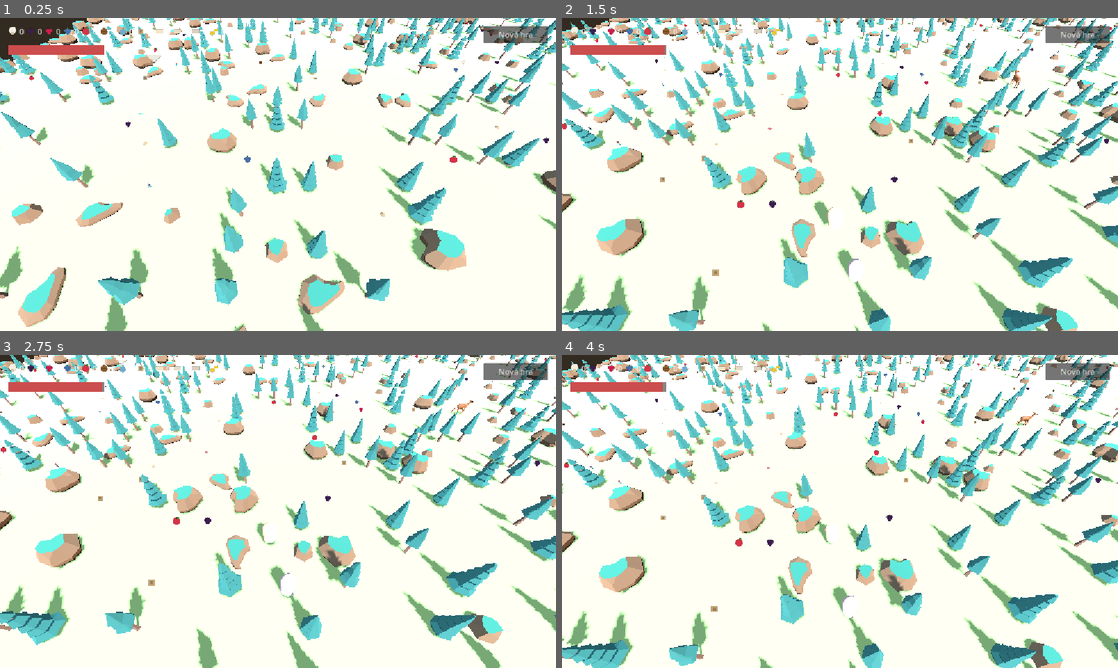
Above: before the commit, frames 1-4 (two rows, left to right).
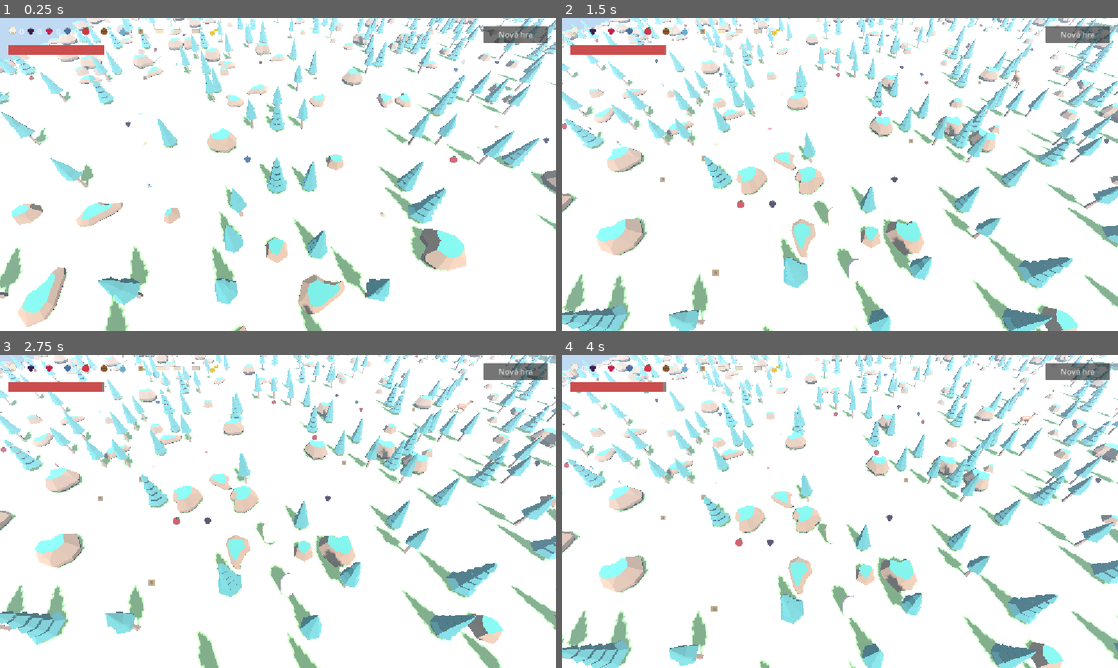
Above: after the commit, the same moments.

Repository: sirdik/zola-game-1
Game: Godot game, scene res://game/world/Forest.tscn
The game is run twice, just before and just after one commit, with the same random seed, the same clock (stepped at 60 frames per second) and the same inputs.
Inputs:
- Up to frame 1 (0.25 s): no input
- Up to frame 2 (1.5 s): tap Enter (p1_action) at 0.5, 0.6 s; hold Up (p1_move_forward) 0.53-1.28 s; tap Space (p1_jump) at 0.77 s; hold Down (p1_move_back) from 1.28 s (still down); tap F (p2_action) at 1.35 s
- Up to frame 3 (2.75 s): tap Space (p1_jump) at 1.52 s; release Down (p1_move_back) at 2.03 s; hold Up (p1_move_forward) from 2.03 s (still down); tap S (p2_move_back) at 2.1 s
- Up to frame 4 (4 s): tap W (p2_move_forward) at 2.85 s; tap Space (p1_jump) at 3.02, 3.77 s; release Up (p1_move_forward) at 3.53 s; hold Down (p1_move_back) from 3.53 s (still down); tap Enter (p1_action) at 3.6 s

The runs differ from the first frame. In frame 1, 20% of the frame differs, in the area x 0-100%, y 0-100%; in frame 2, 23%; in frame 3, 22%; in frame 4, 23%.

Commit message:
Add atmosphere: fog, longer shadow distance, drifting clouds
Directional shadow distance was capped at the engine default 100m, so
shadows vanished near the edges of the new 60x60 (120m) generated maps
- bumped to 150m. Added soft distance fog matching the sky color for
depth. New clouds.gd spawns a handful of simple low-poly cloud blobs
that drift slowly overhead, matching the game's pastel/geometric style
with no new asset dependencies.

Co-Authored-By: Claude Sonnet 5 <noreply@anthropic.com>
Claude-Session: https://claude.ai/code/session_014rTmxJaND9vaABnW6Byv9U

Diff:
--- a/game/world/Forest.tscn
+++ b/game/world/Forest.tscn
@@ -5,6 +5,7 @@
 [ext_resource type="PackedScene" path="res://game/player/Player.tscn" id="3_player"]
 [ext_resource type="Script" uid="uid://5x47jn2r4eu1" path="res://game/world/level_loader.gd" id="4_level"]
 [ext_resource type="PackedScene" path="res://game/ui/HUD.tscn" id="5_hud"]
+[ext_resource type="Script" path="res://game/world/clouds.gd" id="6_clouds"]
 
 [sub_resource type="ProceduralSkyMaterial" id="SkyMat_1"]
 sky_top_color = Color(0.5529, 0.7529, 0.9216, 1)
@@ -18,6 +19,12 @@
 sky = SubResource("Sky_1")
 ambient_light_source = 2
 ambient_light_energy = 0.6
+fog_enabled = true
+fog_light_color = Color(0.7529, 0.851, 0.949, 1)
+fog_light_energy = 1.0
+fog_density = 0.01
+fog_depth_begin = 30.0
+fog_depth_end = 150.0
 
 [node name="Forest" type="Node3D" unique_id=2119950949]
 script = ExtResource("1_forest")
@@ -29,9 +36,13 @@
 transform = Transform3D(0.8660254, -0.35355338, 0.35355338, 0, 0.70710677, 0.70710677, -0.5, -0.6123724, 0.6123724, 0, 5, 0)
 light_color = Color(1, 0.96, 0.9, 1)
 shadow_enabled = true
+directional_shadow_max_distance = 150.0
 
 [node name="Level" type="Node3D" parent="." unique_id=654678102]
 script = ExtResource("4_level")
+
+[node name="Clouds" type="Node3D" parent="."]
+script = ExtResource("6_clouds")
 
 [node name="CoopCamera" type="Node3D" parent="." unique_id=1202667600]
 script = ExtResource("2_camera")
--- /dev/null
+++ b/game/world/clouds.gd
@@ -0,0 +1,55 @@
+extends Node3D
+
+const CLOUD_COUNT := 10
+const HEIGHT_MIN := 28.0
+const HEIGHT_MAX := 38.0
+const AREA_MIN := -40.0
+const AREA_MAX := 260.0
+const DRIFT_SPEED_MIN := 0.4
+const DRIFT_SPEED_MAX := 1.0
+const CLOUD_COLOR := Color(0.98, 0.98, 1.0)
+
+var _clouds: Array[Node3D] = []
+var _speeds: Array[float] = []
+
+func _ready() -> void:
+	var rng := RandomNumberGenerator.new()
+	rng.randomize()
+	var material := StandardMaterial3D.new()
+	material.albedo_color = CLOUD_COLOR
+	for i in CLOUD_COUNT:
+		var cloud := _make_cloud(rng, material)
+		cloud.position = Vector3(
+			rng.randf_range(AREA_MIN, AREA_MAX),
+			rng.randf_range(HEIGHT_MIN, HEIGHT_MAX),
+			rng.randf_range(AREA_MIN, AREA_MAX)
+		)
+		add_child(cloud)
+		_clouds.append(cloud)
+		_speeds.append(rng.randf_range(DRIFT_SPEED_MIN, DRIFT_SPEED_MAX))
+
+func _process(delta: float) -> void:
+	for i in _clouds.size():
+		var cloud := _clouds[i]
+		cloud.position.x += _speeds[i] * delta
+		if cloud.position.x > AREA_MAX:
+			cloud.position.x = AREA_MIN
+
+func _make_cloud(rng: RandomNumberGenerator, material: StandardMaterial3D) -> Node3D:
+	var holder := Node3D.new()
+	var puff_count := rng.randi_range(3, 5)
+	for i in puff_count:
+		var radius := rng.randf_range(1.5, 3.0)
+		var mesh := SphereMesh.new()
+		mesh.radius = radius
+		mesh.height = radius * 2.0
+		var puff := MeshInstance3D.new()
+		puff.mesh = mesh
+		puff.material_override = material
+		puff.position = Vector3(
+			rng.randf_range(-2.5, 2.5),
+			rng.randf_range(-0.5, 0.5),
+			rng.randf_range(-1.5, 1.5)
+		)
+		holder.add_child(puff)
+	return holder
Not shown, added: game/world/clouds.gd.uid
